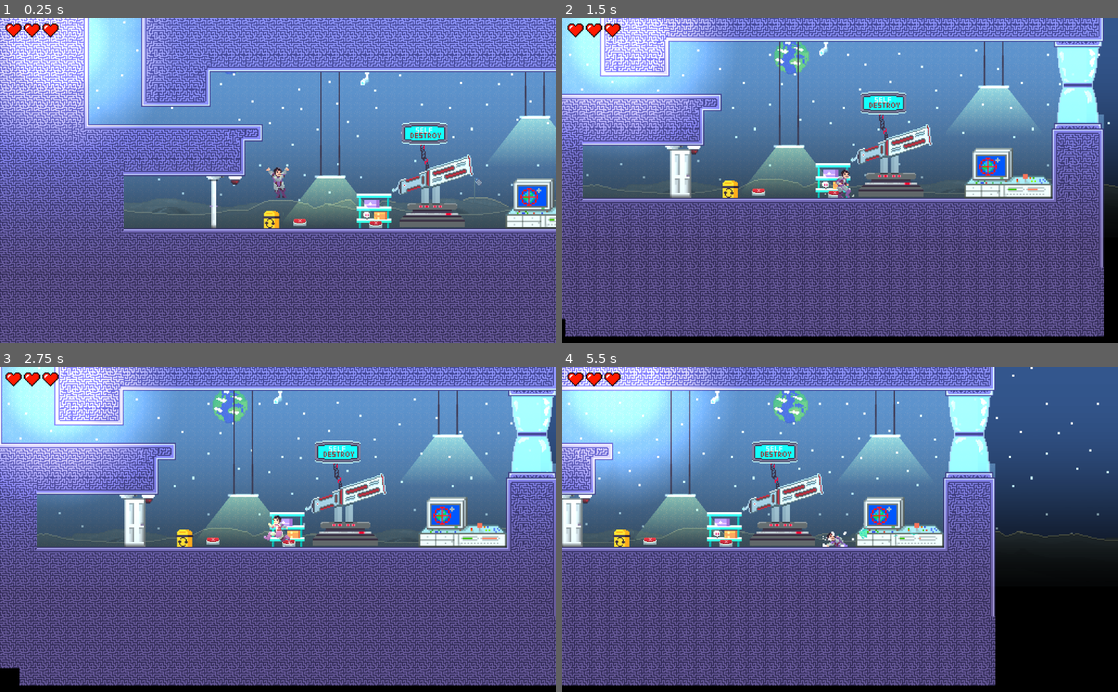
Above: before the commit, frames 1-4 (two rows, left to right).
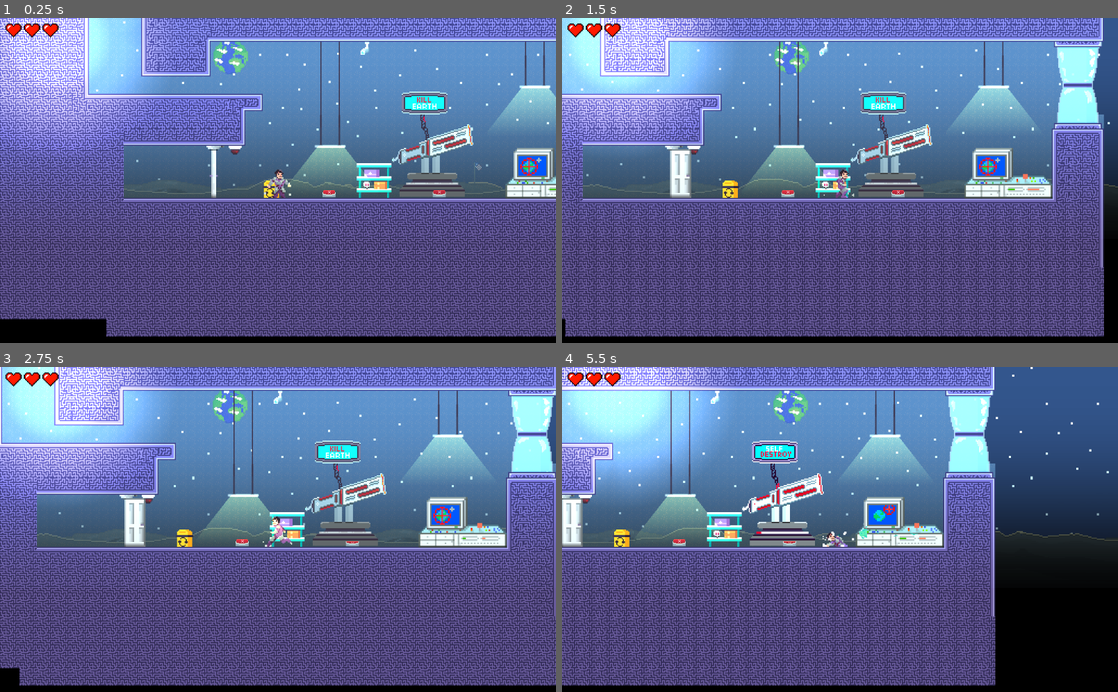
Above: after the commit, the same moments.

Repository: kukosek/mission-sacriffice
Game: Godot game, scene res://Scenes/BOSS/bossroom.tscn
Two runs of this game, one before a commit and one after it. Both use one fixed random seed, a clock stepped at 60 frames per second and the inputs below. This scene is started directly instead of the project's main scene. Sound files missing from this copy of the repository are replaced by a short silence.
Inputs (mouse positions are in pixels of both pictures, inside the frame that each line leads up to):
- Up to frame 1 (0.25 s): no input
- Up to frame 2 (1.5 s): tap Enter (ui_accept) at 0.5, 0.77 s; move the mouse to (962, 164) at 0.52 s; hold E (ui_use) 0.53-1.28 s; hold Right (ui_right) from 0.53 s (still down); click (962, 164) at 0.67 s; move the mouse to (728, 196) at 1.27 s; tap E (ui_use) at 1.35 s
- Up to frame 3 (2.75 s): tap Enter (ui_accept) at 1.52 s; tap E (ui_use) at 2 s; move the mouse to (333, 458) at 2.02 s; release Right (ui_right) at 2.03 s; hold Left (ui_left) from 2.03 s (still down); hold E (ui_use) from 2.03 s (still down)
- Up to frame 4 (5.5 s): move the mouse to (812, 594) at 2.77 s; release Left (ui_left) at 2.78 s; release E (ui_use) at 2.78 s; hold Right (ui_right) 2.78-4.28 s; tap E (ui_use) at 2.85, 4.35 s; click (812, 594) at 2.92 s; tap Enter (ui_accept) at 3.02, 3.77, 4.52 s; move the mouse to (1006, 578) at 3.52 s; hold E (ui_use) 3.53-4.28 s; move the mouse to (673, 480) at 4.27 s; hold Left (ui_left) 4.28-5.03 s; move the mouse to (867, 529) at 5.02 s; hold Right (ui_right) from 5.03 s (still down); hold E (ui_use) from 5.03 s (still down); click (867, 529) at 5.17 s

The runs differ from the first frame. In frame 1, 61% of the frame differs, in the area x 0-100%, y 0-100%; in frame 2, 0.5%; in frame 3, 0.6%; in frame 4, 1.9%.

Commit message:
boss room functionalities

Diff:
--- /dev/null
+++ b/Scenes/BOSS/ActivatorButtons.gd
@@ -0,0 +1,9 @@
+extends Node2D
+
+onready var destroyer = get_parent()
+
+func notifyButtonStatesChanged():
+	for button in get_children():
+		if not button.pushed:
+			return 0
+	destroyer.start_countdown()
--- /dev/null
+++ b/Scenes/BOSS/Button.gd
@@ -0,0 +1,53 @@
+extends AnimatedSprite
+
+
+# Declare member variables here. Examples:
+# var a = 2
+# var b = "text"
+export (int) var range_x = 100
+export (int) var range_y = 100
+export (bool) var show_hint = true
+export (NodePath) var player_path = "../Player"
+export (bool) var allow_unpush = false
+
+onready var sprite = $AnimatedSprite
+onready var player = get_node(player_path).get_node("Player")
+
+onready var hint = get_node(player_path).get_node("Player/HUD/Hint")
+export (bool) var pushed = false
+
+onready var sfx = AudioStreamPlayer2D.new()
+
+func _ready():
+	sfx.stream = load("res://Scenes/moon1/sfx/door_close.ogg")
+	add_child(sfx)
+	if pushed:
+		get_parent().notifyButtonStatesChanged()
+func player_is_in_range():
+	var delta_pos = Vector2(abs(player.global_position.x - global_position.x), abs(player.global_position.y - global_position.y))
+	return delta_pos.x < range_x and delta_pos.y < range_y
+
+func _input(event):
+	if event is InputEventKey:
+		if event.is_action_pressed("ui_use"):
+			if player_is_in_range():
+				if not pushed or allow_unpush:
+					sfx.play()
+					hint.text = ""
+					pushed = !pushed
+					if pushed:
+						play("pushed")
+					else:
+						play("default")
+					if get_parent().has_method("notifyButtonStatesChanged"):
+						get_parent().notifyButtonStatesChanged()
+var showing_hint = false
+func _process(_delta):
+	if player_is_in_range():
+		if show_hint:
+			showing_hint = true
+			hint.text = "press e to use"
+			show_hint = false
+	elif showing_hint:
+		showing_hint = false
+		hint.text = ""
--- a/Scenes/BOSS/ControlPanel.gd
+++ b/Scenes/BOSS/ControlPanel.gd
@@ -1,11 +1,16 @@
 extends AnimatedSprite
 
-onready var player = get_parent().get_node("Player/Player")
-onready var hint = get_parent().get_node("Player/Player/HUD/Hint")
+onready var destroyer = get_parent()
+onready var player = get_node("../../Player/Player")
+onready var hint = get_node("../../Player/Player/HUD/Hint")
+onready var change_sfx = $ChangeSFX
+
 
 export (int) var range_x = 200
 export (int) var range_y = 100
 export (bool) var show_hint = true
+
+var self_destroy = false
 
 # Called when the node enters the scene tree for the first time.
 func _ready():
@@ -13,22 +18,33 @@
 
 func player_is_in_range():
 	var delta_pos = Vector2(abs(player.global_position.x - global_position.x), abs(player.global_position.y - global_position.y))
-	print(delta_pos)
 	return delta_pos.x < range_x and delta_pos.y < range_y
 
 func _input(event):
-	if event is InputEventKey:
-		if event.is_action_pressed("ui_use"):
-			if player_is_in_range():
-				if show_hint:
-					hint.text = ""
-					show_hint = false
-				if animation == "aim_earth":
-					play("aim_moon")
-				else:
-					play("aim_earth")
-
+	if not destroyer.counting_down:
+		if event is InputEventKey:
+			if event.is_action_pressed("ui_use"):
+				if player_is_in_range():
+					if show_hint:
+						hint.text = ""
+						show_hint = false
+					change_sfx.play()
+					if not self_destroy:
+						play("aim_moon")
+						destroyer.play("self")
+						destroyer.playing = false
+						self_destroy = true
+					else:
+						play("aim_earth")
+						destroyer.play("kill")
+						destroyer.playing = false
+						self_destroy = false
+var showing_hint = false
 func _process(_delta):
-	if player_is_in_range() and show_hint:
+	if player_is_in_range() and show_hint and not destroyer.counting_down:
 		if show_hint:
+			showing_hint = true
 			hint.text = "press e to use"
+	elif showing_hint:
+		showing_hint = false
+		hint.text = ""
--- /dev/null
+++ b/Scenes/BOSS/Destroyer.gd
@@ -0,0 +1,26 @@
+extends AnimatedSprite
+
+var counting_down = false
+
+onready var control = $ControlPanel
+
+func start_countdown():
+	playing = true
+	time_left = 60.0
+	counting_down = true
+	if control.self_destroy:
+		$StartSFX.play()
+
+func _ready():
+	pass # Replace with function body.
+
+var time_left
+func _process(delta):
+	if counting_down:
+		if time_left > 0:
+			time_left -= delta
+		else:
+			print("destroy")
+			counting_down = false
+func _on_StartSFX_finished():
+	$WorkingSFX.play()
--- a/Scenes/BOSS/bossroom.tscn
+++ b/Scenes/BOSS/bossroom.tscn
@@ -9,7 +9,7 @@
 [ext_resource path="res://Scenes/character/character.tscn" type="PackedScene" id=7]
 [ext_resource path="res://Scenes/BOSS/okno-Sheet.png" type="Texture" id=8]
 [ext_resource path="res://Scenes/BOSS/skrinka1.png" type="Texture" id=9]
-[ext_resource path="res://Scenes/things/Lever.tscn" type="PackedScene" id=10]
+[ext_resource path="res://Scenes/BOSS/Button.gd" type="Script" id=10]
 [ext_resource path="res://Scenes/things/Door.tscn" type="PackedScene" id=11]
 [ext_resource path="res://Scenes/moon1/moon-background.tscn" type="PackedScene" id=12]
 [ext_resource path="res://Scenes/moon1/Sunlight.tscn" type="PackedScene" id=13]
@@ -60,12 +60,18 @@
 [ext_resource path="res://Scenes/BOSS/danger/danger7.png" type="Texture" id=58]
 [ext_resource path="res://Scenes/BOSS/danger/danger8.png" type="Texture" id=59]
 [ext_resource path="res://Scenes/BOSS/danger/danger5.png" type="Texture" id=60]
-[ext_resource path="res://Scenes/BOSS/hanglightrope.png" type="Texture" id=61]
+[ext_resource path="res://Scenes/BOSS/ControlPanel.gd" type="Script" id=61]
+[ext_resource path="res://Scenes/BOSS/sfx/aim_change.ogg" type="AudioStream" id=62]
+[ext_resource path="res://Scenes/BOSS/sfx/weapon_init.ogg" type="AudioStream" id=63]
+[ext_resource path="res://Scenes/BOSS/sfx/weapon_start.ogg" type="AudioStream" id=64]
+[ext_resource path="res://Scenes/BOSS/Destroyer.gd" type="Script" id=65]
+[ext_resource path="res://Scenes/BOSS/button2.png" type="Texture" id=66]
+[ext_resource path="res://Scenes/BOSS/ActivatorButtons.gd" type="Script" id=67]
 
 [sub_resource type="RectangleShape2D" id=1]
-extents = Vector2( 15, 14.5 )
-
-[sub_resource type="SpriteFrames" id=25]
+extents = Vector2( 9.28952, 8.63519 )
+
+[sub_resource type="SpriteFrames" id=2]
 animations = [ {
 "frames": [ ExtResource( 55 ), ExtResource( 53 ), ExtResource( 54 ), ExtResource( 56 ), ExtResource( 60 ), ExtResource( 57 ), ExtResource( 58 ), ExtResource( 59 ) ],
 "loop": true,
@@ -89,110 +95,123 @@
 0/shapes = [  ]
 0/z_index = 0
 
-[sub_resource type="AtlasTexture" id=3]
+[sub_resource type="AtlasTexture" id=4]
 atlas = ExtResource( 3 )
 region = Rect2( 0, 0, 128, 128 )
 
-[sub_resource type="AtlasTexture" id=4]
+[sub_resource type="AtlasTexture" id=5]
 atlas = ExtResource( 3 )
 region = Rect2( 128, 0, 128, 128 )
 
-[sub_resource type="AtlasTexture" id=5]
+[sub_resource type="AtlasTexture" id=6]
 atlas = ExtResource( 3 )
 region = Rect2( 256, 0, 128, 128 )
 
-[sub_resource type="AtlasTexture" id=6]
+[sub_resource type="AtlasTexture" id=7]
 atlas = ExtResource( 3 )
 region = Rect2( 384, 0, 128, 128 )
 
-[sub_resource type="AtlasTexture" id=7]
+[sub_resource type="AtlasTexture" id=8]
 atlas = ExtResource( 3 )
 region = Rect2( 512, 0, 128, 128 )
 
-[sub_resource type="AtlasTexture" id=8]
+[sub_resource type="AtlasTexture" id=9]
 atlas = ExtResource( 3 )
 region = Rect2( 640, 0, 128, 128 )
 
-[sub_resource type="AtlasTexture" id=9]
+[sub_resource type="AtlasTexture" id=10]
 atlas = ExtResource( 3 )
 region = Rect2( 768, 0, 128, 128 )
 
-[sub_resource type="AtlasTexture" id=10]
+[sub_resource type="AtlasTexture" id=11]
 atlas = ExtResource( 3 )
 region = Rect2( 896, 0, 128, 128 )
 
-[sub_resource type="AtlasTexture" id=11]
+[sub_resource type="AtlasTexture" id=12]
 atlas = ExtResource( 3 )
 region = Rect2( 1024, 0, 128, 128 )
 
-[sub_resource type="SpriteFrames" id=12]
+[sub_resource type="SpriteFrames" id=13]
 animations = [ {
-"frames": [ SubResource( 3 ), SubResource( 4 ), SubResource( 5 ) ],
+"frames": [ SubResource( 4 ), SubResource( 5 ), SubResource( 6 ) ],
 "loop": true,
 "name": "kill",
 "speed": 12.0
 }, {
-"frames": [ SubResource( 6 ), SubResource( 7 ), SubResource( 8 ), SubResource( 9 ), SubResource( 10 ), SubResource( 11 ) ],
+"frames": [ SubResource( 7 ), SubResource( 8 ), SubResource( 9 ), SubResource( 10 ), SubResource( 11 ), SubResource( 12 ) ],
 "loop": true,
 "name": "self",
 "speed": 15.0
 } ]
 
-[sub_resource type="SpriteFrames" id=13]
+[sub_resource type="SpriteFrames" id=26]
 animations = [ {
+"frames": [ ExtResource( 4 ) ],
+"loop": false,
+"name": "default",
+"speed": 5.0
+}, {
+"frames": [ ExtResource( 66 ) ],
+"loop": false,
+"name": "pushed",
+"speed": 5.0
+} ]
+
+[sub_resource type="SpriteFrames" id=14]
+animations = [ {
+"frames": [ ExtResource( 20 ), ExtResource( 48 ), ExtResource( 43 ), ExtResource( 23 ), ExtResource( 47 ), ExtResource( 49 ), ExtResource( 44 ), ExtResource( 19 ), ExtResource( 26 ), ExtResource( 24 ), ExtResource( 39 ), ExtResource( 33 ), ExtResource( 25 ), ExtResource( 21 ), ExtResource( 27 ), ExtResource( 51 ), ExtResource( 37 ), ExtResource( 32 ) ],
+"loop": true,
+"name": "aim_moon",
+"speed": 24.0
+}, {
 "frames": [ ExtResource( 34 ), ExtResource( 18 ), ExtResource( 36 ), ExtResource( 17 ), ExtResource( 40 ), ExtResource( …(236 unchanged characters)…
 "loop": true,
 "name": "aim_earth",
 "speed": 23.95
-}, {
-"frames": [ ExtResource( 20 ), ExtResource( 48 ), ExtResource( 43 ), ExtResource( 23 ), ExtResource( 47 ), ExtResource( 49 ), ExtResource( 44 ), ExtResource( 19 ), ExtResource( 26 ), ExtResource( 24 ), ExtResource( 39 ), ExtResource( 33 ), ExtResource( 25 ), ExtResource( 21 ), ExtResource( 27 ), ExtResource( 51 ), ExtResource( 37 ), ExtResource( 32 ) ],
-"loop": true,
-"name": "aim_moon",
-"speed": 24.0
 } ]
 
-[sub_resource type="RectangleShape2D" id=14]
+[sub_resource type="RectangleShape2D" id=15]
 extents = Vector2( 64, 7 )
 
-[sub_resource type="AtlasTexture" id=15]
+[sub_resource type="AtlasTexture" id=16]
 atlas = ExtResource( 8 )
 region = Rect2( 0, 0, 48, 80 )
 
-[sub_resource type="AtlasTexture" id=16]
+[sub_resource type="AtlasTexture" id=17]
 atlas = ExtResource( 8 )
 region = Rect2( 48, 0, 48, 80 )
 
-[sub_resource type="AtlasTexture" id=17]
+[sub_resource type="AtlasTexture" id=18]
 atlas = ExtResource( 8 )
 region = Rect2( 96, 0, 48, 80 )
 
-[sub_resource type="AtlasTexture" id=18]
+[sub_resource type="AtlasTexture" id=19]
 atlas = ExtResource( 8 )
 region = Rect2( 144, 0, 48, 80 )
 
-[sub_resource type="AtlasTexture" id=19]
+[sub_resource type="AtlasTexture" id=20]
 atlas = ExtResource( 8 )
 region = Rect2( 192, 0, 48, 80 )
 
-[sub_resource type="AtlasTexture" id=20]
+[sub_resource type="AtlasTexture" id=21]
 atlas = ExtResource( 8 )
 region = Rect2( 240, 0, 48, 80 )
 
-[sub_resource type="AtlasTexture" id=21]
+[sub_resource type="AtlasTexture" id=22]
 atlas = ExtResource( 8 )
 region = Rect2( 288, 0, 48, 80 )
 
-[sub_resource type="AtlasTexture" id=22]
+[sub_resource type="AtlasTexture" id=23]
 atlas = ExtResource( 8 )
 region = Rect2( 336, 0, 48, 80 )
 
-[sub_resource type="AtlasTexture" id=23]
+[sub_resource type="AtlasTexture" id=24]
 atlas = ExtResource( 8 )
 region = Rect2( 384, 0, 48, 80 )
 
-[sub_resource type="SpriteFrames" id=24]
+[sub_resource type="SpriteFrames" id=25]
 animations = [ {
-"frames": [ SubResource( 15 ), SubResource( 16 ), SubResource( 17 ), SubResource( 18 ), SubResource( 19 ), SubResource( 20 ), SubResource( 21 ), SubResource( 22 ), SubResource( 23 ) ],
+"frames": [ SubResource( 16 ), SubResource( 17 ), SubResource( 18 ), SubResource( 19 ), SubResource( 20 ), SubResource( 21 ), SubResource( 22 ), SubResource( 23 ), SubResource( 24 ) ],
 "loop": true,
 "name": "default",
 "speed": 5.0
@@ -201,7 +220,7 @@
 [node name="Node2D" type="Node2D"]
 
 [node name="Player" parent="." instance=ExtResource( 7 )]
-position = Vector2( -264, 311 )
+position = Vector2( -264, 435 )
 
 [node name="MoonBackground" parent="." instance=ExtResource( 12 )]
 position = Vector2( -1.12244, 0 )
@@ -220,8 +239,8 @@
 [node name="Sprite" type="AnimatedSprite" parent="poison/Spikes"]
 position = Vector2( -3, -26.5 )
 scale = Vector2( 2, 2 )
-frames = SubResource( 25 )
-frame = 7
+frames = SubResource( 2 )
+frame = 4
 speed_scale = 2.0
 playing = true
 offset = Vector2( 0, 0.25 )
@@ -238,8 +257,8 @@
 [node name="Sprite" type="AnimatedSprite" parent="poison/Spikes2"]
 position = Vector2( -3, -26.5 )
 scale = Vector2( 2, 2 )
-frames = SubResource( 25 )
-frame = 3
+frames = SubResource( 2 )
+frame = 5
 playing = true
 offset = Vector2( 0, 0.25 )
 
@@ -255,8 +274,8 @@
 [node name="Sprite" type="AnimatedSprite" parent="poison/Spikes3"]
 position = Vector2( -3, -26.5 )
 scale = Vector2( 2, 2 )
-frames = SubResource( 25 )
-frame = 2
+frames = SubResource( 2 )
+frame = 4
 playing = true
 offset = Vector2( 0, 0.25 )
 
@@ -272,8 +291,8 @@
 [node name="Sprite" type="AnimatedSprite" parent="poison/Spikes4"]
 position = Vector2( -3, -26.5 )
 scale = Vector2( 2, 2 )
-frames = SubResource( 25 )
-frame = 2
+frames = SubResource( 2 )
+frame = 3
 playing = true
 offset = Vector2( 0, 0.25 )
 
@@ -289,163 +308,10 @@
 [node name="Sprite" type="AnimatedSprite" parent="poison/Spikes5"]
 position = Vector2( -3, -26.5 )
 scale = Vector2( 2, 2 )
-frames = SubResource( 25 )
-frame = 1
+frames = SubResource( 2 )
+frame = 3
 playing = true
 offset = Vector2( 0, 0.25 )
-
-[node name="poison2" type="Node2D" parent="."]
-position = Vector2( 1088, 449 )
-
-[node name="Spikes" type="Area2D" parent="poison2"]
-position = Vector2( -27, -1143 )
-scale = Vector2( 2, 2 )
-script = ExtResource( 15 )
-
-[node name="CollisionShape2D" type="CollisionShape2D" parent="poison2/Spikes"]
-position = Vector2( -3, -28 )
-shape = SubResource( 1 )
-
-[node name="Sprite" type="AnimatedSprite" parent="poison2/Spikes"]
-position = Vector2( -3, -26.5 )
-scale = Vector2( 2, 2 )
-frames = SubResource( 25 )
-frame = 6
-speed_scale = 2.0
-playing = true
-offset = Vector2( 0, 0.25 )
-
-[node name="Spikes2" type="Area2D" parent="poison2"]
-position = Vector2( 37, -1143 )
-scale = Vector2( 2, 2 )
-script = ExtResource( 15 )
-
-[node name="CollisionShape2D" type="CollisionShape2D" parent="poison2/Spikes2"]
-position = Vector2( -3, -28 )
-shape = SubResource( 1 )
-
-[node name="Sprite" type="AnimatedSprite" parent="poison2/Spikes2"]
-position = Vector2( -3, -26.5 )
-scale = Vector2( 2, 2 )
-frames = SubResource( 25 )
-frame = 3
-playing = true
-offset = Vector2( 0, 0.25 )
-
-[node name="Spikes3" type="Area2D" parent="poison2"]
-position = Vector2( 101, -1143 )
-scale = Vector2( 2, 2 )
-script = ExtResource( 15 )
-
-[node name="CollisionShape2D" type="CollisionShape2D" parent="poison2/Spikes3"]
-position = Vector2( -3, -28 )
-shape = SubResource( 1 )
-
-[node name="Sprite" type="AnimatedSprite" parent="poison2/Spikes3"]
-position = Vector2( -3, -26.5 )
-scale = Vector2( 2, 2 )
-frames = SubResource( 25 )
-frame = 2
-playing = true
-offset = Vector2( 0, 0.25 )
-
-[node name="Spikes4" type="Area2D" parent="poison2"]
-position = Vector2( 165, -1143 )
-scale = Vector2( 2, 2 )
-script = ExtResource( 15 )
-
-[node name="CollisionShape2D" type="CollisionShape2D" parent="poison2/Spikes4"]
-position = Vector2( -3, -28 )
-shape = SubResource( 1 )
-
-[node name="Sprite" type="AnimatedSprite" parent="poison2/Spikes4"]
-position = Vector2( -3, -26.5 )
-scale = Vector2( 2, 2 )
-frames = SubResource( 25 )
-frame = 2
-playing = true
-offset = Vector2( 0, 0.25 )
-
-[node name="Spikes5" type="Area2D" parent="poison2"]
-position = Vector2( 229, -1143 )
-scale = Vector2( 2, 2 )
-script = ExtResource( 15 )
-
-[node name="CollisionShape2D" type="CollisionShape2D" parent="poison2/Spikes5"]
-position = Vector2( -3, -28 )
-shape = SubResource( 1 )
-
-[node name="Sprite" type="AnimatedSprite" parent="poison2/Spikes5"]
-position = Vector2( -3, -26.5 )
-scale = Vector2( 2, 2 )
-frames = SubResource( 25 )
-frame = 1
-playing = true
-offset = Vector2( 0, 0.25 )
-
-[node name="poison3" type="Node2D" parent="."]
-position = Vector2( 576, 64 )
-
-[node name="Spikes" type="Area2D" parent="poison3"]
-position = Vector2( -27, -1143 )
-scale = Vector2( 2, 2 )
-script = ExtResource( 15 )
-
-[node name="CollisionShape2D" type="CollisionShape2D" parent="poison3/Spikes"]
-position = Vector2( -3, -28 )
-shape = SubResource( 1 )
-
-[node name="Sprite" type="AnimatedSprite" parent="poison3/Spikes"]
-position = Vector2( -3, -26.5 )
-scale = Vector2( 2, 2 )
-frames = SubResource( 25 )
-frame = 6
-speed_scale = 2.0
-playing = true
-offset = Vector2( 0, 0.25 )
-
-[node name="Spikes2" type="Area2D" parent="poison3"]
-position = Vector2( 37, -1143 )
-scale = Vector2( 2, 2 )
-script = ExtResource( 15 )
-
-[node name="CollisionShape2D" type="CollisionShape2D" parent="poison3/Spikes2"]
-position = Vector2( -3, -28 )
-shape = SubResource( 1 )
-
-[node name="Sprite" type="AnimatedSprite" parent="poison3/Spikes2"]
-position = Vector2( -3, -26.5 )
-scale = Vector2( 2, 2 )
-frames = SubResource( 25 )
-frame = 2
-playing = true
-offset = Vector2( 0, 0.25 )
-
-[node name="Spikes3" type="Area2D" parent="poison3"]
-position = Vector2( 101, -1143 )
-scale = Vector2( 2, 2 )
-script = ExtResource( 15 )
-
-[node name="CollisionShape2D" type="CollisionShape2D" parent="poison3/Spikes3"]
-position = Vector2( -3, -28 )
-shape = SubResource( 1 )
-
-[node name="Sprite" type="AnimatedSprite" parent="poison3/Spikes3"]
-position = Vector2( -3, -26.5 )
-scale = Vector2( 2, 2 )
-frames = SubResource( 25 )
-frame = 1
-playing = true
-offset = Vector2( 0, 0.25 )
-
-[node name="Lever" parent="." instance=ExtResource( 10 )]
-position = Vector2( -184, 448 )
-scale = Vector2( 2, 2 )
-
-[node name="button1" type="Sprite" parent="."]
-position = Vector2( 96, 468 )
-scale = Vector2( 2, 2 )
-texture = ExtResource( 4 )
 
 [node name="platforms" type="TileMap" parent="."]
 position = Vector2( -1, 500 )
@@ -459,17 +325,55 @@
 [node name="TileMap" type="TileMap" parent="."]
 modulate = Color( 1, 1, 1, 0.313726 )
 z_index = -1
-tile_set = SubResource( 2 )
+tile_set = SubResource( 3 )
 cell_size = Vector2( 32, 32 )
 format = 1
 tile_data = PoolIntArray( -4063281, 0, 0, -4063280, 0, 0, -4063279, 0, 0, -4063278, 0, 0, -4063277, 0, 0, -4063276, 0,  …(149309 unchanged characters)…
 
-[node name="AnimatedSprite" type="AnimatedSprite" parent="."]
+[node name="Destroyer" type="AnimatedSprite" parent="."]
 position = Vector2( 304, 240 )
 scale = Vector2( 4, 4 )
-frames = SubResource( 12 )
-animation = "self"
-frame = 4
+frames = SubResource( 13 )
+animation = "kill"
+script = ExtResource( 65 )
+
+[node name="StartSFX" type="AudioStreamPlayer2D" parent="Destroyer"]
+stream = ExtResource( 64 )
+
+[node name="WorkingSFX" type="AudioStreamPlayer2D" parent="Destroyer"]
+stream = ExtResource( 63 )
+
+[node name="ActivatorButtons" type="Node2D" parent="Destroyer"]
+position = Vector2( -76, -60 )
+scale = Vector2( 0.25, 0.25 )
+script = ExtResource( 67 )
+
+[node name="Button1" type="AnimatedSprite" parent="Destroyer/ActivatorButtons"]
+position = Vector2( -76.8406, 466.384 )
+scale = Vector2( 2, 2 )
+frames = SubResource( 26 )
+script = ExtResource( 10 )
+player_path = NodePath("../../../Player")
+
+[node name="Button2" type="AnimatedSprite" parent="Destroyer/ActivatorButtons"]
+position = Vector2( 329, 466.384 )
+scale = Vector2( 2, 2 )
+frames = SubResource( 26 )
+script = ExtResource( 10 )
+player_path = NodePath("../../../Player")
+
+[node name="ControlPanel" type="AnimatedSprite" parent="Destroyer"]
+position = Vector2( 107.848, 41.8232 )
+scale = Vector2( 1.5, 1.5 )
+frames = SubResource( 14 )
+animation = "aim_earth"
+playing = true
+script = ExtResource( 61 )
+
+[node name="ChangeSFX" type="AudioStreamPlayer2D" parent="Destroyer/ControlPanel"]
+position = Vector2( -7.13525, 5.84884 )
+scale = Vector2( 0.166667, 0.166667 )
+stream = ExtResource( 62 )
 
 [node name="lights" type="Node" parent="."]
 
@@ -485,10 +389,9 @@
 position = Vector2( -653, -675 )
 z_index = -1
 
-[node name="hanglightrope2" type="Sprite" parent="lights/hanglight3"]
-position = Vector2( 384, -803 )
-scale = Vector2( 4, 25 )
-texture = ExtResource( 61 )
+[node name="hanglight4" parent="lights" instance=ExtResource( 14 )]
+position = Vector2( -653, -675 )
+z_index = -1
 
 [node name="hanglight5" parent="lights" instance=ExtResource( 14 )]
 position = Vector2( -850, -1110 )
@@ -525,20 +428,12 @@
 
 [node name="Sunlight" parent="." instance=ExtResource( 13 )]
 visible = true
-position = Vector2( -294, -589 )
+position = Vector2( -298.238, -581.584 )
 scale = Vector2( 20, 2.41211 )
 range_z_max = 5
 range_layer_max = 0
 script = null
 
-[node name="ControlPanel" type="AnimatedSprite" parent="."]
-position = Vector2( 735.391, 407.293 )
-scale = Vector2( 6, 6 )
-frames = SubResource( 13 )
-animation = "aim_earth"
-frame = 9
-playing = true
-
 [node name="sprites" type="Node2D" parent="."]
 
 [node name="koš" type="Sprite" parent="sprites"]
@@ -563,26 +458,19 @@
 position = Vector2( -1, -57 )
 
 [node name="CollisionShape2D" type="CollisionShape2D" parent="sprites/skrinka1/StaticBody2D"]
-shape = SubResource( 14 )
+shape = SubResource( 15 )
 one_way_collision = true
 
 [node name="glassdoor" type="AnimatedSprite" parent="sprites"]
 position = Vector2( 992, 84 )
 scale = Vector2( 4, 4 )
-frames = SubResource( 24 )
+frames = SubResource( 25 )
 [connection signal="body_entered" from="poison/Spikes" to="poison/Spikes" method="_on_Spikes_body_entered"]
 [connection signal="body_entered" from="poison/Spikes2" to="poison/Spikes2" method="_on_Spikes_body_entered"]
 [connection signal="body_entered" from="poison/Spikes3" to="poison/Spikes3" method="_on_Spikes_body_entered"]
 [connection signal="body_entered" from="poison/Spikes4" to="poison/Spikes4" method="_on_Spikes_body_entered"]
 [connection signal="body_entered" from="poison/Spikes5" to="poison/Spikes5" method="_on_Spikes_body_entered"]
-[connection signal="body_entered" from="poison2/Spikes" to="poison2/Spikes" method="_on_Spikes_body_entered"]
-[connection signal="body_entered" from="poison2/Spikes2" to="poison2/Spikes2" method="_on_Spikes_body_entered"]
-[connection signal="body_entered" from="poison2/Spikes3" to="poison2/Spikes3" method="_on_Spikes_body_entered"]
-[connection signal="body_entered" from="poison2/Spikes4" to="poison2/Spikes4" method="_on_Spikes_body_entered"]
-[connection signal="body_entered" from="poison2/Spikes5" to="poison2/Spikes5" method="_on_Spikes_body_entered"]
-[connection signal="body_entered" from="poison3/Spikes" to="poison3/Spikes" method="_on_Spikes_body_entered"]
-[connection signal="body_entered" from="poison3/Spikes2" to="poison3/Spikes2" method="_on_Spikes_body_entered"]
-[connection signal="body_entered" from="poison3/Spikes3" to="poison3/Spikes3" method="_on_Spikes_body_entered"]
+[connection signal="finished" from="Destroyer/StartSFX" to="Destroyer" method="_on_StartSFX_finished"]
 
 [editable path="Door"]
 
--- a/Scenes/things/Lever.tscn
+++ b/Scenes/things/Lever.tscn
@@ -7,14 +7,14 @@
 
 [sub_resource type="SpriteFrames" id=1]
 animations = [ {
+"frames": [ ExtResource( 2 ) ],
+"loop": true,
+"name": "on",
+"speed": 1.0
+}, {
 "frames": [ ExtResource( 3 ) ],
 "loop": true,
 "name": "off",
-"speed": 1.0
-}, {
-"frames": [ ExtResource( 2 ) ],
-"loop": true,
-"name": "on",
 "speed": 1.0
 } ]
 
Not shown: 2 places in Scenes/BOSS/bossroom.tscn that only renumber resources
Not shown, added: Scenes/BOSS/sfx/aim_change.ogg.import
Not shown, added: Scenes/BOSS/sfx/weapon_init.ogg.import
Not shown, added: Scenes/BOSS/sfx/weapon_start.ogg.import
Not shown, added: Scenes/BOSS/sfx/aim_change.ogg
Not shown, added: Scenes/BOSS/sfx/weapon_init.ogg
Not shown, added: Scenes/BOSS/sfx/weapon_start.ogg
